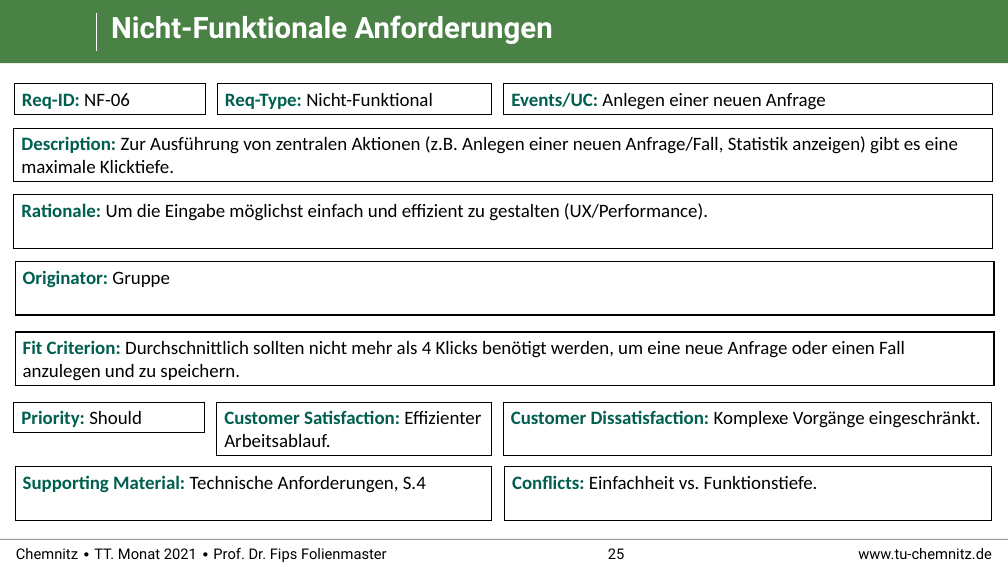
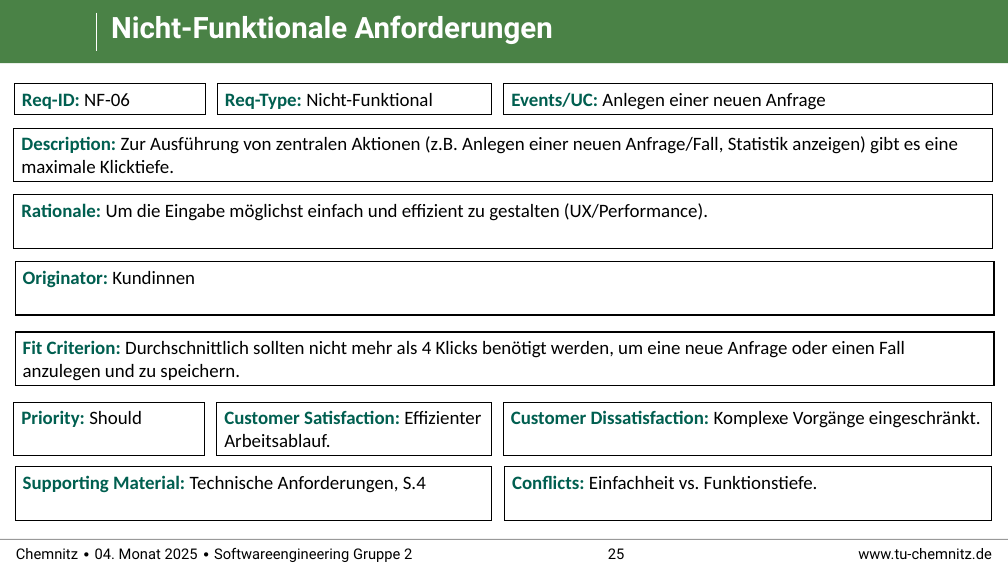
Before and after one commit to RealBiggerBo/Softwaretechnik, a slide deck: slide 25 of SnowCards_Requirements.pptx. Drawn at 1008x567 pixels with LibreOffice and Linux fonts; fonts in the diff are those of the drawing; background and template pictures are left out. Boxes give left, top, right and bottom in pixels: in the first picture for what was removed or moved away, otherwise in the second. Text is boxed around its words. In the diff, an @@ line names an element or a change of style, - is before the commit and + after.

```diff
--- a/SnowCards_Requirements.pptx
+++ b/SnowCards_Requirements.pptx
@@ text in rectangle at (23,270,195,288): text changed @@
-Originator: Gruppe
+Originator: Kundinnen
@@ rectangle "Priority: Should": place and size @@
-rectangle "Priority: Should" at (14,402,205,433)
+rectangle "Priority: Should" at (14,402,205,456)
@@ text at (16,548,412,562): text changed @@
-Chemnitz ∙ TT. Monat 2021 ∙ Prof. Dr. Fips Folienmaster
+Chemnitz ∙ 04. Monat 2025 ∙ Softwareengineering Gruppe 2
```
Also in this commit, not shown: 28 other slides changed.
